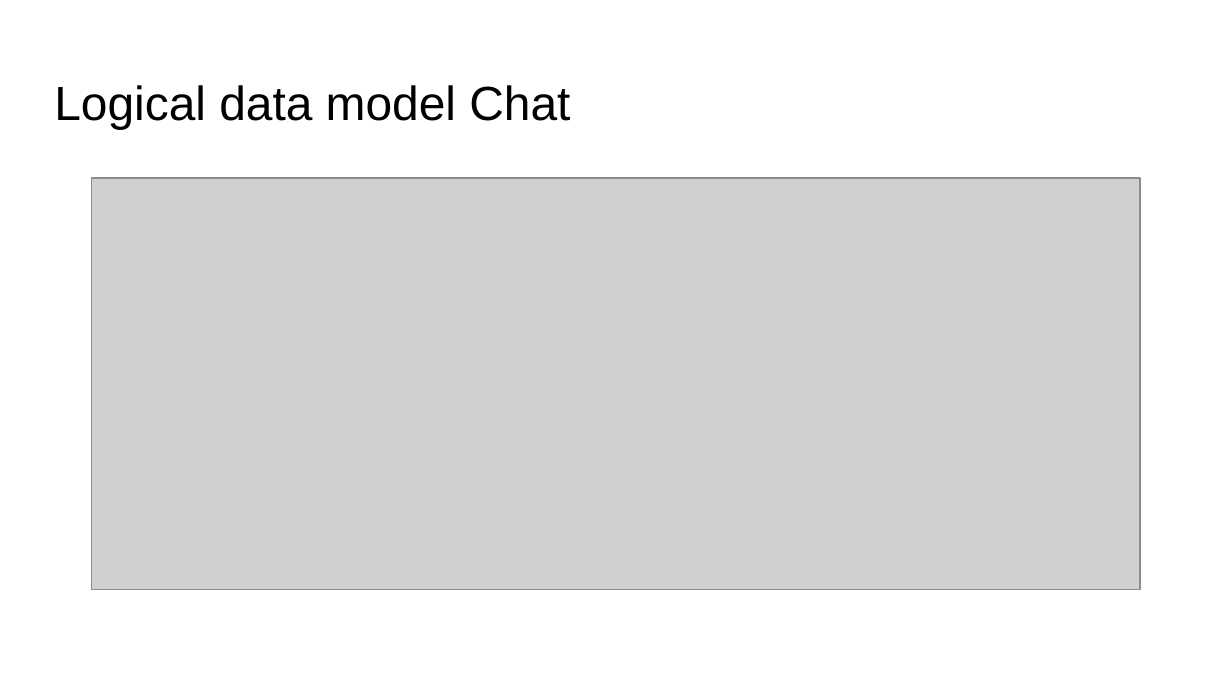
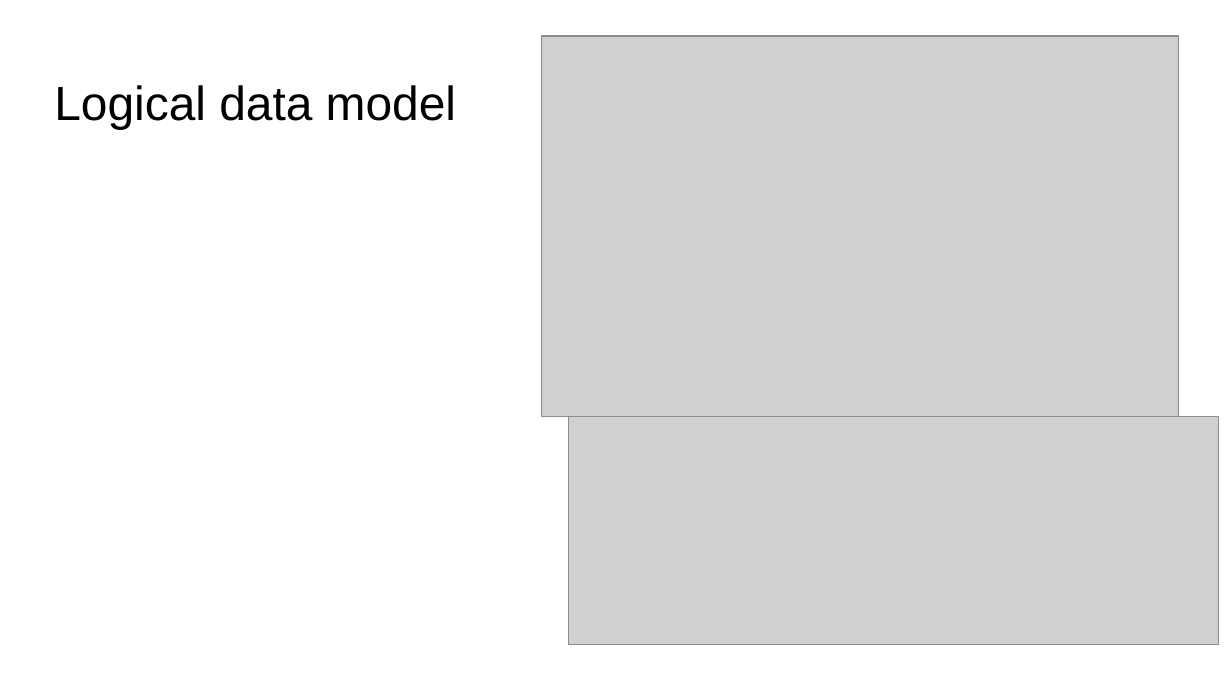
Before and after one commit to Renki-mipt/Software-Systems-Design, a slide deck: slide 4 of DataDesign_task11/Task11_Data design.pptx. Drawn at 1232x693 pixels with LibreOffice and Linux fonts; fonts in the diff are those of the drawing; grey boxes stand for pictures. Boxes give left, top, right and bottom in pixels: in the first picture for what was removed or moved away, otherwise in the second. Text is boxed around its words. In the diff, an @@ line names an element or a change of style, - is before the commit and + after.

```diff
--- a/DataDesign_task11/Task11_Data design.pptx
+++ b/DataDesign_task11/Task11_Data design.pptx
@@ picture added at <box>542,36,1179,416</box> @@
@@ title at <box>54,85,456,129</box>: text changed @@
-Logical data model Chat
+Logical data model
@@ picture removed at <box>92,179,1141,590</box> @@
@@ picture added at <box>569,416,1220,644</box> @@
```
Also in this commit, not shown: 1 other slide changed, 4 slides added, 3 slides removed, 4 other files.
